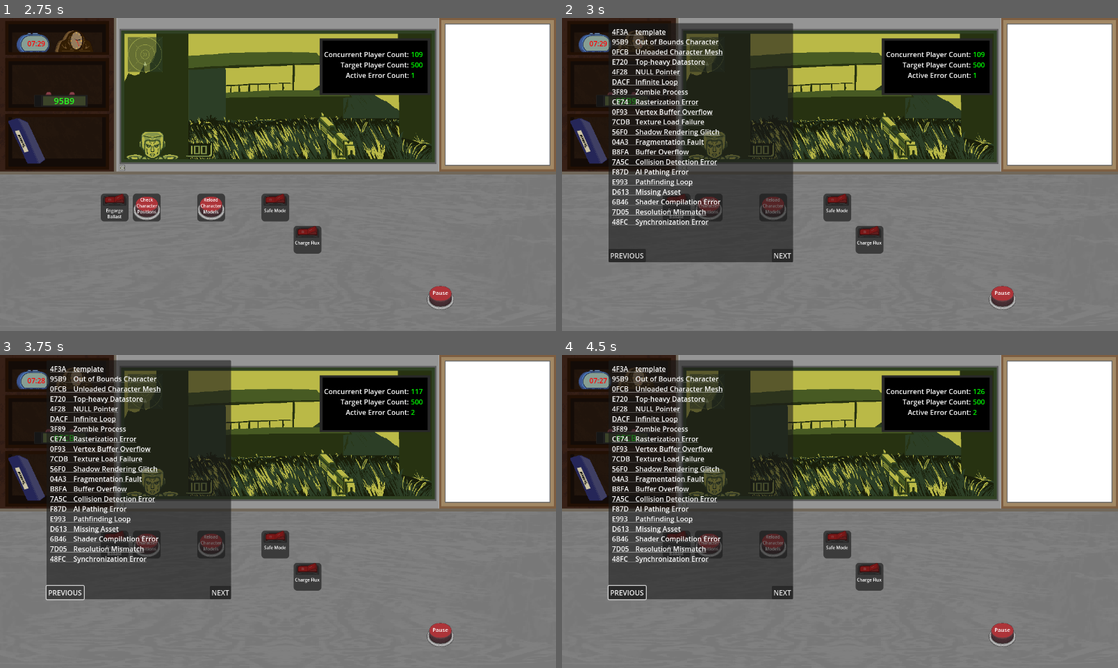
Above: before the commit, frames 1-4 (two rows, left to right).
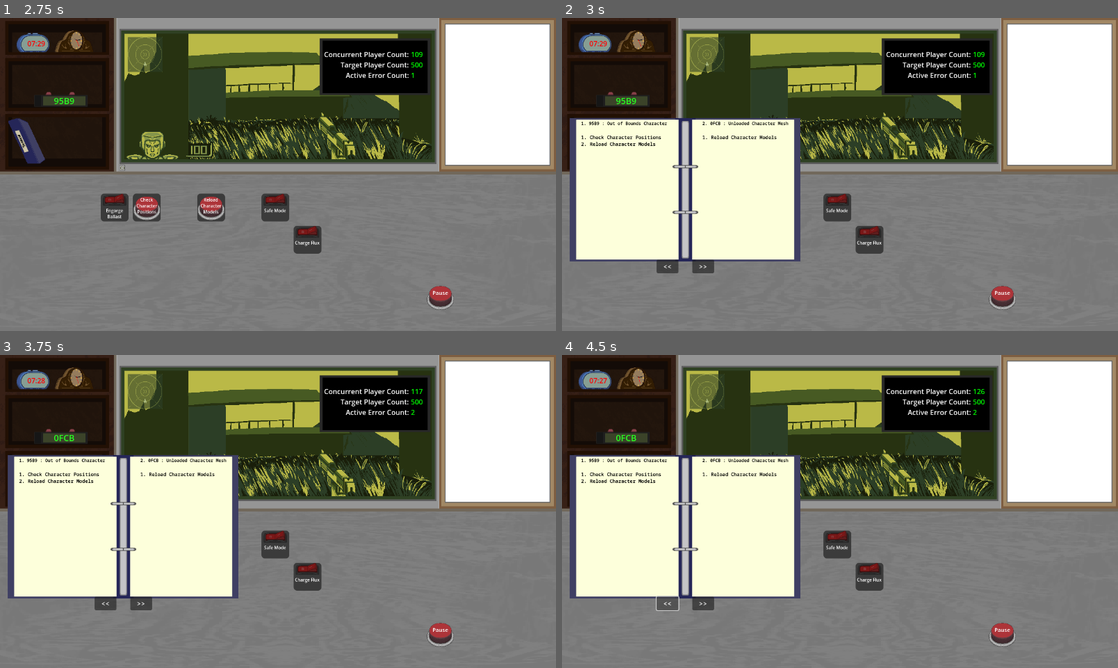
Above: after the commit, the same moments.

Repository: Carth501/team-ferret
Game: Godot game, scene res://scenes/main_menu.tscn
Two runs of this game, one before a commit and one after it. Both use one fixed random seed, a clock stepped at 60 frames per second and the inputs below. Sound files missing from this copy of the repository are replaced by a short silence.
Inputs (mouse positions are in pixels of both pictures, inside the frame that each line leads up to):
- Up to frame 1 (2.75 s): click "NEW GAME" at 0.5 s; click "CONTINUE" at 1.25 s; click (144, 208) at 2.02 s
- Up to frame 2 (3 s): click (589, 140) at 2.75 s
- Up to frame 3 (3.75 s): click (66, 592) at 3.5 s, where only the run before the commit has a clickable "PREVIOUS"
- Up to frame 4 (4.5 s): click (667, 602) at 4.25 s, where only the run after the commit has a clickable "<<"

Frame 1 is identical in both runs. In frame 2, 23% of the frame differs, in the area x 1-43%, y 1-82%; in frame 3, 23%; in frame 4, 23%.

Commit message:
ck-manual-book
Removed templates from JSON files (no longer needed)
Implemented book graphic for manual
Recoded how the manual works so that it can use 2 pages
Added structure to make it easier to call back to specific pages for later use.
~Bashed head into desk multiple times~

Diff:
--- a/data/control_list.json
+++ b/data/control_list.json
@@ -1,10 +1,4 @@
 [
-	{
-		"label": "Template Control",
-		"id": "C_CONTROL_ID",
-		"type": "switch",
-		"offset": [99,99]
-	},
 	{
 		"label": "Engorge Ballast",
 		"id": "C_ENGORGE_BALLAST",
@@ -106,5 +100,11 @@
 		"id": "C_NERF_MECH",
 		"type": "switch",
 		"offset": [2,2]
+	},
+	{
+		"label": "Fight for the users",
+		"id": "TRON",
+		"type": "button",
+		"offset": [2,2]
 	}
 ]
--- a/data/error_list.json
+++ b/data/error_list.json
@@ -1,15 +1,4 @@
 [
-	{
-	  "name": "template",
-	  "id": "E_EXAMPLE",
-	  "hex": "4F3A",
-	  "pattern": [
-		{
-		  "id": "C_CONTROL_ID",
-		  "value": false
-		}
-	  ]
-	},
 	{
 	  "name": "Out of Bounds Character",
 	  "id": "E_OUT_OF_BOUNDS",
@@ -358,5 +347,15 @@
 		}
 	  ],
 	  "hex": "D336"
-	}
+	},
+	{
+		"name": "END OF LINE.",
+		"id": "DONT_USE",
+		"pattern": [
+		  {
+			"id": "TRON"
+		  }
+		],
+		"hex": "MX 16-923"
+	  }
   ]
--- a/data/level_list.json
+++ b/data/level_list.json
@@ -1,31 +1,4 @@
 [
-	{
-	  "metadata": {
-		"name": "template",
-		"id": "L_RING-0",
-		"hidden": true,
-		"music": "lvl_1"
-	  },
-	  "gameplay": {
-		"starting_cpc": 0,
-		"goal_cpc": 10,
-		"shift_duration": 10,
-		"errors": {
-		  "scheduled": [
-			{
-			  "id": "E_EXAMPLE",
-			  "time": 1
-			}
-		  ],
-		  "random": [
-			"E_EXAMPLE"
-		  ]
-		},
-		"init_values": {
-		  "C_CONTROL_ID": false
-		}
-	  }
-	},
 	{
 	  "metadata": {
 		"name": "Orientation",
@@ -56,7 +29,7 @@
 			"E_OUT_OF_BOUNDS",
 			"E_UNLOADED_CHAR_MESH",
 			"E_TOP_HEAVY_DATASTORE",
-			"E_NULL_POINTER",
+			"E_NULL_POINTER"
 		  ]
 		}
 	  }
--- a/project.godot
+++ b/project.godot
@@ -28,6 +28,7 @@
 window/size/viewport_width=1280
 window/size/viewport_height=720
 window/size/resizable=false
+window/subwindows/embed_subwindows=false
 
 [dotnet]
 
--- a/scenes/manual.tscn
+++ b/scenes/manual.tscn
@@ -1,9 +1,10 @@
-[gd_scene load_steps=10 format=3 uid="uid://dtyv8dggwfwl"]
+[gd_scene load_steps=11 format=3 uid="uid://dtyv8dggwfwl"]
 
 [ext_resource type="Script" path="res://scripts/manual.gd" id="1_u3mp4"]
 [ext_resource type="Texture2D" uid="uid://bef45dhaqpaha" path="res://assets/images/cubicle/Shareholders Manual Shelf.png" id="2_d8a8w"]
 [ext_resource type="Script" path="res://scripts/manual_panel.gd" id="2_vupmp"]
 [ext_resource type="Script" path="res://scripts/click_player.gd" id="3_rck42"]
+[ext_resource type="PackedScene" uid="uid://byo2ynlmm7spw" path="res://scenes/manual_book.tscn" id="5_8tfrf"]
 
 [sub_resource type="StyleBoxEmpty" id="StyleBoxEmpty_iiu62"]
 
@@ -15,7 +16,7 @@
 
 [sub_resource type="StyleBoxEmpty" id="StyleBoxEmpty_xx8re"]
 
-[node name="manual" type="Control" node_paths=PackedStringArray("popup", "text")]
+[node name="manual" type="Control"]
 layout_mode = 3
 anchors_preset = 15
 anchor_right = 1.0
@@ -25,8 +26,6 @@
 grow_horizontal = 2
 grow_vertical = 2
 script = ExtResource("1_u3mp4")
-popup = NodePath("Panel")
-text = NodePath("Panel/RichTextLabel")
 
 [node name="toggle button" type="Button" parent="." groups=["buttons"]]
 custom_minimum_size = Vector2(86, 106)
@@ -87,6 +86,9 @@
 [node name="click_player" type="Node" parent="Panel/Next Page"]
 script = ExtResource("3_rck42")
 
+[node name="manual_book" parent="." instance=ExtResource("5_8tfrf")]
+visible = false
+
 [connection signal="pressed" from="toggle button" to="." method="toggle_manual_popup"]
 [connection signal="gui_input" from="Panel" to="Panel" method="_on_gui_input"]
 [connection signal="mouse_entered" from="Panel" to="Panel" method="_on_mouse_entered"]
@@ -94,3 +96,5 @@
 [connection signal="meta_clicked" from="Panel/RichTextLabel" to="." method="parse_hyperlink"]
 [connection signal="pressed" from="Panel/Previous Page" to="." method="prev_page"]
 [connection signal="pressed" from="Panel/Next Page" to="." method="next_page"]
+[connection signal="next_page" from="manual_book" to="." method="next_page"]
+[connection signal="prev_page" from="manual_book" to="." method="prev_page"]
--- /dev/null
+++ b/scenes/manual_book.tscn
@@ -0,0 +1,108 @@
+[gd_scene load_steps=4 format=3 uid="uid://byo2ynlmm7spw"]
+
+[ext_resource type="Texture2D" uid="uid://dhkuhvre6w542" path="res://assets/images/Manual_PopUp_Draft_1.png" id="1_34q65"]
+[ext_resource type="Script" path="res://scripts/manual_book.gd" id="1_g60n5"]
+[ext_resource type="Theme" uid="uid://c0tgdmxgi26hi" path="res://assets/themes/tots_theme.tres" id="2_8r16f"]
+
+[node name="manual_book" type="Node2D"]
+script = ExtResource("1_g60n5")
+
+[node name="TextureRect" type="TextureRect" parent="."]
+offset_right = 40.0
+offset_bottom = 40.0
+scale = Vector2(0.5, 0.5)
+texture = ExtResource("1_34q65")
+
+[node name="MarginContainer" type="MarginContainer" parent="TextureRect"]
+layout_mode = 1
+anchors_preset = 15
+anchor_right = 1.0
+anchor_bottom = 1.0
+grow_horizontal = 2
+grow_vertical = 2
+theme_override_constants/margin_left = 52
+theme_override_constants/margin_top = 10
+theme_override_constants/margin_right = 52
+theme_override_constants/margin_bottom = 10
+
+[node name="HBoxContainer" type="HBoxContainer" parent="TextureRect/MarginContainer"]
+layout_mode = 2
+mouse_filter = 2
+
+[node name="left_page" type="VBoxContainer" parent="TextureRect/MarginContainer/HBoxContainer"]
+custom_minimum_size = Vector2(400, 0)
+layout_mode = 2
+size_flags_horizontal = 3
+mouse_filter = 2
+
+[node name="left_header" type="Label" parent="TextureRect/MarginContainer/HBoxContainer/left_page"]
+layout_mode = 2
+theme = ExtResource("2_8r16f")
+theme_override_colors/font_color = Color(0, 0, 0, 1)
+theme_override_font_sizes/font_size = 20
+vertical_alignment = 1
+clip_text = true
+
+[node name="left_text" type="RichTextLabel" parent="TextureRect/MarginContainer/HBoxContainer/left_page"]
+custom_minimum_size = Vector2(0, 500)
+layout_mode = 2
+mouse_filter = 2
+theme = ExtResource("2_8r16f")
+theme_override_colors/default_color = Color(0, 0, 0, 1)
+theme_override_font_sizes/normal_font_size = 22
+bbcode_enabled = true
+fit_content = true
+scroll_following = true
+
+[node name="spine" type="VBoxContainer" parent="TextureRect/MarginContainer/HBoxContainer"]
+custom_minimum_size = Vector2(150, 0)
+layout_mode = 2
+mouse_filter = 2
+
+[node name="right_page" type="VBoxContainer" parent="TextureRect/MarginContainer/HBoxContainer"]
+custom_minimum_size = Vector2(400, 0)
+layout_mode = 2
+size_flags_horizontal = 3
+mouse_filter = 2
+
+[node name="right_header" type="Label" parent="TextureRect/MarginContainer/HBoxContainer/right_page"]
+layout_mode = 2
+theme = ExtResource("2_8r16f")
+theme_override_colors/font_color = Color(0, 0, 0, 1)
+theme_override_font_sizes/font_size = 20
+vertical_alignment = 1
+clip_text = true
+
+[node name="right_text" type="RichTextLabel" parent="TextureRect/MarginContainer/HBoxContainer/right_page"]
+custom_minimum_size = Vector2(0, 500)
+layout_mode = 2
+mouse_filter = 2
+theme = ExtResource("2_8r16f")
+theme_override_colors/default_color = Color(0, 0, 0, 1)
+theme_override_font_sizes/normal_font_size = 22
+bbcode_enabled = true
+fit_content = true
+scroll_following = true
+
+[node name="prev_button" type="Button" parent="."]
+offset_left = 200.0
+offset_top = 326.0
+offset_right = 250.0
+offset_bottom = 357.0
+theme = ExtResource("2_8r16f")
+text = "<<"
+
+[node name="next_button" type="Button" parent="."]
+offset_left = 282.0
+offset_top = 326.0
+offset_right = 332.0
+offset_bottom = 357.0
+theme = ExtResource("2_8r16f")
+text = ">>
+"
+
+[connection signal="gui_input" from="TextureRect/MarginContainer" to="." method="_on_gui_input"]
+[connection signal="mouse_entered" from="TextureRect/MarginContainer" to="." method="_on_mouse_entered"]
+[connection signal="mouse_exited" from="TextureRect/MarginContainer" to="." method="_on_mouse_exited"]
+[connection signal="pressed" from="prev_button" to="." method="prev_button"]
+[connection signal="pressed" from="next_button" to="." method="next_button"]
--- a/scripts/manual.gd
+++ b/scripts/manual.gd
@@ -1,13 +1,30 @@
-class_name manual extends Control
+class_name manual
+extends Control
 
+@onready var manual_book = $manual_book as Node2D
 @export var popup: Panel
 @export var text: RichTextLabel
-var pages: Array[String] = []
+
+var pages: Array = []
+var pages_index: Array[String] = []
 var page_index = 0
 var index_page_size = 20
 
+var l_header
+var l_body
+var r_header
+var r_body
+
+func _ready():
+	l_header = manual_book.left_header
+	l_body = manual_book.left_text
+	r_header = manual_book.right_header
+	r_body = manual_book.right_text
+
+
 func toggle_manual_popup():
-	popup.visible = !popup.visible
+	#popup.visible = !popup.visible
+	manual_book.visible = !manual_book.visible
 	write_page()
 
 func write_manual(error_list, control_list):
@@ -18,31 +35,45 @@
 	var index_length := ceili(error_list.size() / 30.0)
 	var count := 0
 	var index_page := 0
-	pages.append("")
+	pages_index.append("")
 	for error in error_list:
 		if(count >= index_page_size):
 			count = 0
 			index_page += 1
-			pages.append("")
+			pages_index.append("")
 		var page_link = 1 + index_length + count + index_page * index_page_size
 		var index_entry := str("[url={\"page\":", page_link, "}]", error.hex, "\t ", error.name,"[/url]")
-		pages[index_page] += index_entry + "\n"
+		pages_index[index_page] += index_entry + "\n"
 		count += 1
 
 func build_error_list(error_list, control_list):
-	var index = pages.size()
+	var page_number = 1
+	var sw_text
 	for error in error_list:
-		pages.append(str("[b]",error.hex, " : ", error.name, "[/b]"))
+		var page = {
+			"title": str(page_number, ". ", error.hex, " : ", error.name),
+			"body": "",
+			"error_hex": error.hex,
+			"page_number": page_number
+		}
+
 		var step_number = 1
 		for step in error.pattern:
 			var step_definition = dereference_module_id(control_list, step.id)
-			if(!step.has("value")):
-				pages[index] += str("\n", step_number, ". ", step_definition.label)
-			else:
-				pages[index] += str("\n", step_number, ". ",
-				step_definition.label, " set to [color=green]", step.value, "[/color]")
-			step_number += 1
-		index += 1
+			var line_text = str("\n", step_number, ". ", step_definition.label)
+			if(step.has("value")):
+				if(step_definition.label != "Fight for the users"):
+					sw_text = "On" if step.value else "Off"
+				var txt_color = "[color=darkgreen]" if step.value else "[color=darkred]"
+				line_text = str(line_text, " set to ", txt_color, sw_text, "[/color]")
+
+			page["body"] += line_text
+			step_number +=1
+
+		pages.append(page)
+		page_number += 1
+
+	return pages
 
 func dereference_module_id(control_list, id: String):
 	for module_def in control_list:
@@ -51,17 +82,35 @@
 	push_error(str("Manual did not find error def for id ", id))
 
 func write_page():
-	text.clear()
-	text.append_text(pages[page_index])
+	l_header.text = ""
+	l_body.clear()
+	r_header.text = ""
+	r_body.clear()
+
+	if pages.size() > page_index:
+		var currentPage = pages[page_index]
+		l_header.text = currentPage["title"]
+		l_body.text = currentPage["body"]
+
+		if(currentPage["title"] == ""):
+			l_header.text = str("END OF LINE.")
+
+		if pages.size() > page_index + 1:
+			var nextPage = pages[page_index + 1]
+			r_header.text = nextPage["title"]
+			r_body.text = nextPage["body"]
+
+func prev_page():
+	if page_index > 1:
+		page_index -= 2
+		write_page()
+	else:
+		page_index = 0
+
 
 func next_page():
-	if(pages.size() > page_index + 1):
-		page_index += 1
-		write_page()
-
-func prev_page():
-	if(page_index > 0):
-		page_index -= 1
+	if pages.size() > page_index + 1:
+		page_index += 2
 		write_page()
 
 func parse_hyperlink(meta: Variant):
--- /dev/null
+++ b/scripts/manual_book.gd
@@ -0,0 +1,40 @@
+class_name manual_book_scene
+extends Node2D
+
+@onready var left_header = $TextureRect/MarginContainer/HBoxContainer/left_page/left_header as Label
+@onready var left_text = $TextureRect/MarginContainer/HBoxContainer/left_page/left_text as RichTextLabel
+@onready var right_header = $TextureRect/MarginContainer/HBoxContainer/right_page/right_header as Label
+@onready var right_text = $TextureRect/MarginContainer/HBoxContainer/right_page/right_text as RichTextLabel
+
+signal next_page
+signal prev_page
+
+var drag_offset: Vector2
+var initial_position: Vector2
+var mouse_over: bool = false
+var holding: bool = false
+
+func _on_gui_input(event):
+	if(event is InputEventMouseButton):
+		if(event.is_pressed() && mouse_over):
+			drag_offset = get_viewport().get_mouse_position()
+			initial_position = position
+			holding = true
+		else:
+			holding = false
+	elif(event is InputEventMouseMotion):
+		if(holding):
+			var delta_position = get_viewport().get_mouse_position() - drag_offset
+			position = initial_position + delta_position
+
+func _on_mouse_entered():
+	mouse_over = true
+
+func _on_mouse_exited():
+	mouse_over = false
+
+func prev_button():
+	emit_signal("prev_page")
+
+func next_button():
+	emit_signal("next_page")
Binary file added: assets/images/Manual_PopUp_Draft_1.png
Not shown, added: assets/images/Manual_PopUp_Draft_1.png.import
